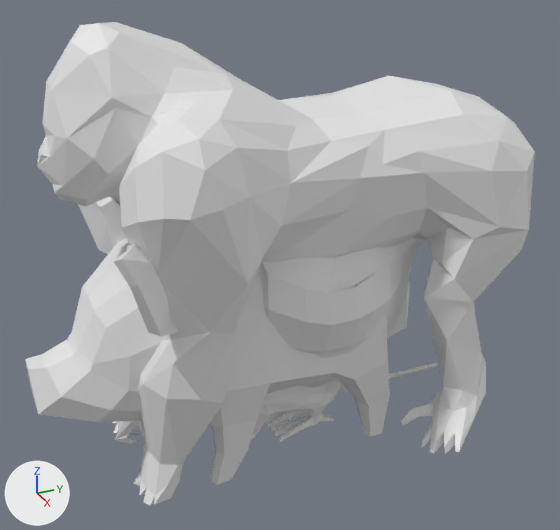
What one commit did to the OBJ model final_project4/Assets/Mesh/Gorilla/Walk/Gorilla_000021.obj.
Both versions are drawn from a 50 mm camera at (3.1, -1.38, 2.5) aimed at (0.01, 0.01, 0.95). Arrows for +X, +Y and +Z are at lower left; the lights stay in place. Where no turn or scale is listed for an object, it has been applied to the vertices.

Objects in the first picture: '10664_Gorilla_v2', 'Chicken', 'grp1_Mesh', 'pig'.
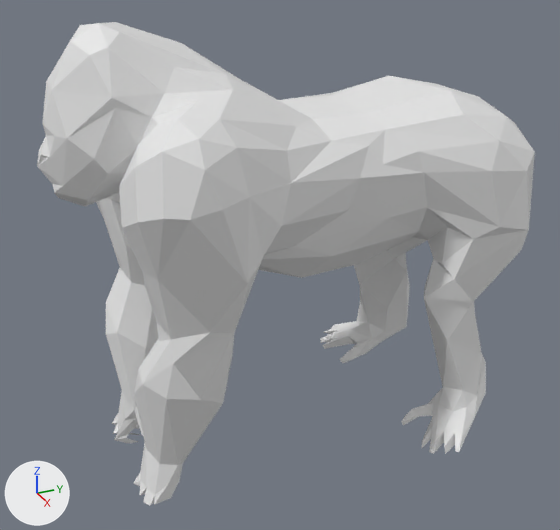
What differs and where, as boxes (x1, y1, x2, y2) in the pictures (560 x 530 px):
'pig', deleted
    before: (25, 197, 390, 485)
'Chicken', deleted
    before: (257, 238, 419, 442)
'grp1_Mesh', deleted
    before: (251, 362, 438, 440)

Diff of the bpy script that builds the scene:
```diff
--- a/final_project4/Assets/Mesh/Gorilla/Walk/Gorilla_000021.obj.py
+++ b/final_project4/Assets/Mesh/Gorilla/Walk/Gorilla_000021.obj.py
@@ ob_chicken @@
-ob_chicken = bpy.data.objects.new('Chicken', me_chicken)
-ob_chicken.location = (0.0, 0.0, 0.0)
@@ ob_grp1_mesh @@
-ob_grp1_mesh = bpy.data.objects.new('grp1_Mesh', me_grp1_mesh)
-ob_grp1_mesh.location = (0.0, 0.0, 0.0)
@@ ob_pig @@
-ob_pig = bpy.data.objects.new('pig', me_pig)
-ob_pig.location = (0.0, 0.0, 0.0)
```
